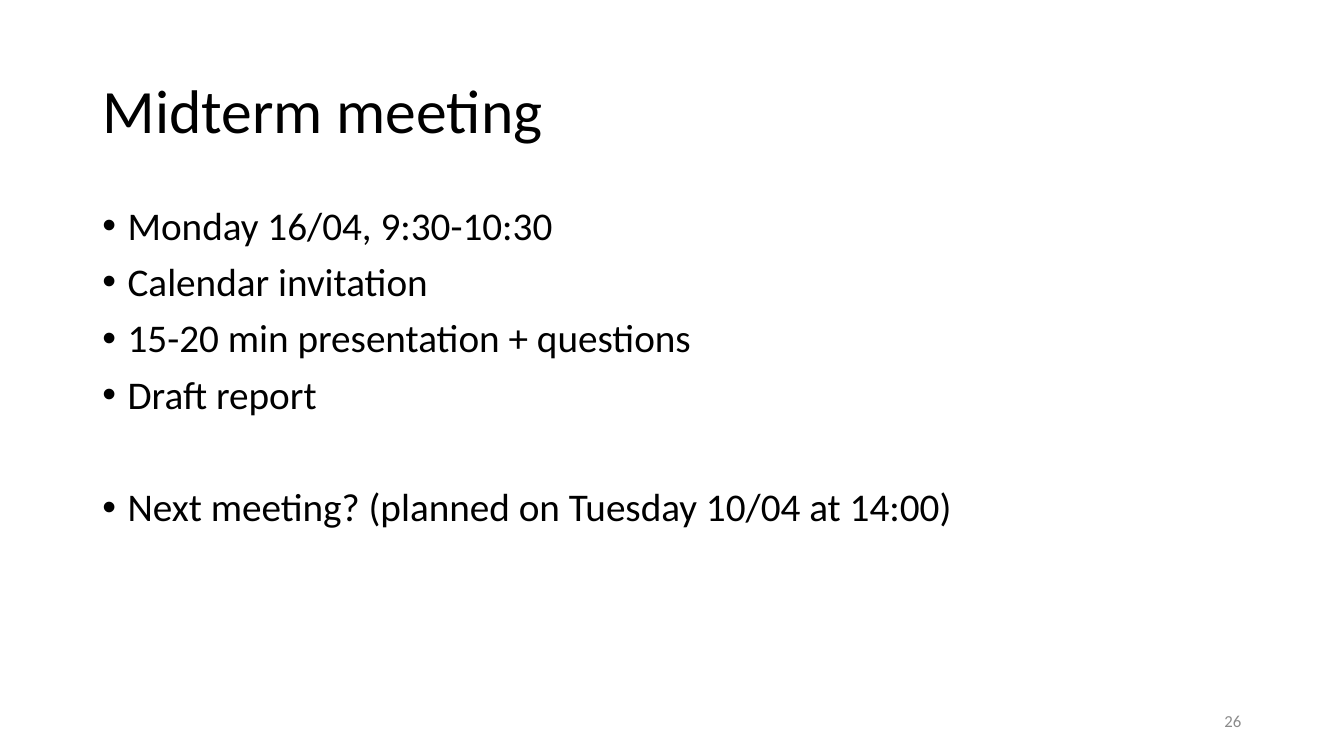
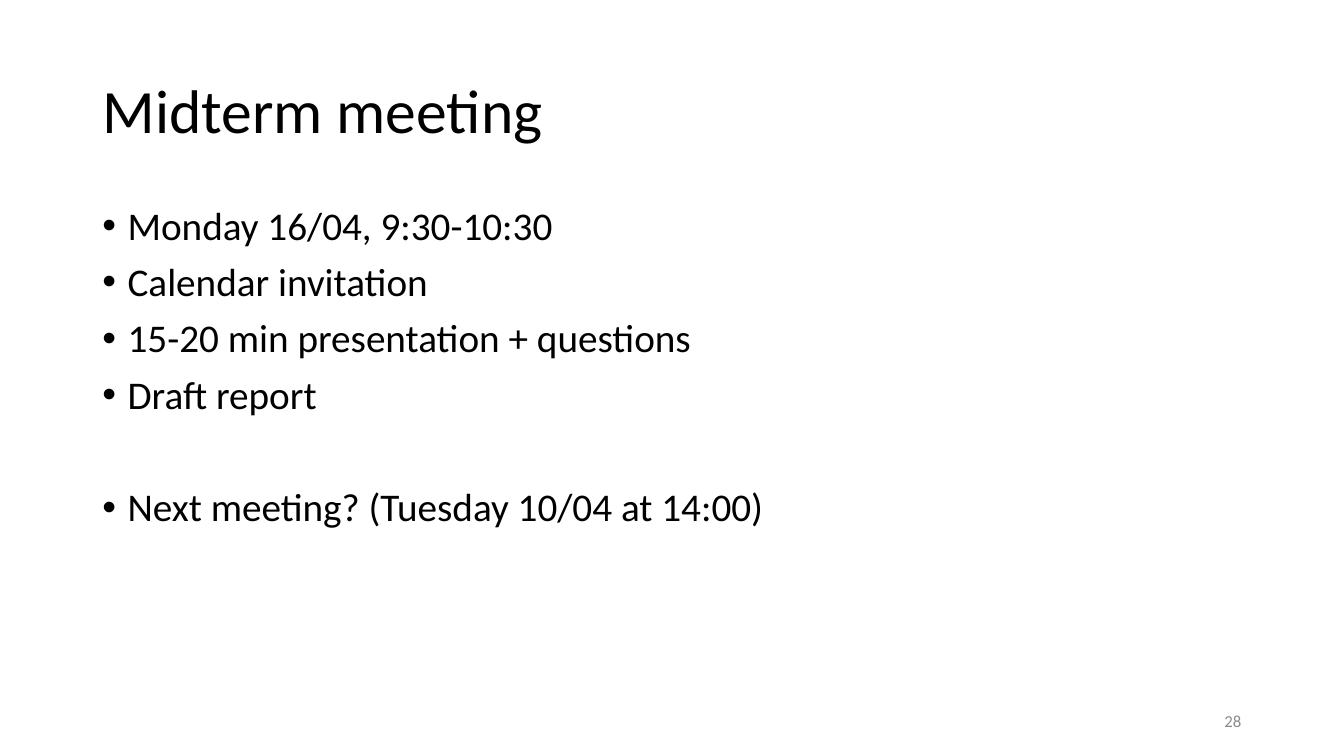
Before and after one commit to obossuyt/Thesis_Ottelien, a slide deck: slide 28 of Meetings & Official Documents/20180327_Meeting10.pptx (slide 26 before the commit). Drawn at 1344x756 pixels with LibreOffice and Linux fonts; fonts in the diff are those of the drawing. Boxes give left, top, right and bottom in pixels: in the first picture for what was removed or moved away, otherwise in the second. Text is boxed around its words. In the diff, an @@ line names an element or a change of style, - is before the commit and + after.

Commit message:
Meeting 10 (update)

```diff
--- a/Meetings & Official Documents/20180327_Meeting10.pptx
+++ b/Meetings & Official Documents/20180327_Meeting10.pptx
@@ text at [128, 492, 763, 528]: text changed @@
-• Next meeting? (planned on Tuesday 10/04 at 14:00)
+• Next meeting? (Tuesday 10/04 at 14:00)
@@ page number at [1224, 715, 1241, 727]: text changed @@
-26
+28
```
Also in this commit, not shown: 1 other slide changed, 2 slides added.
